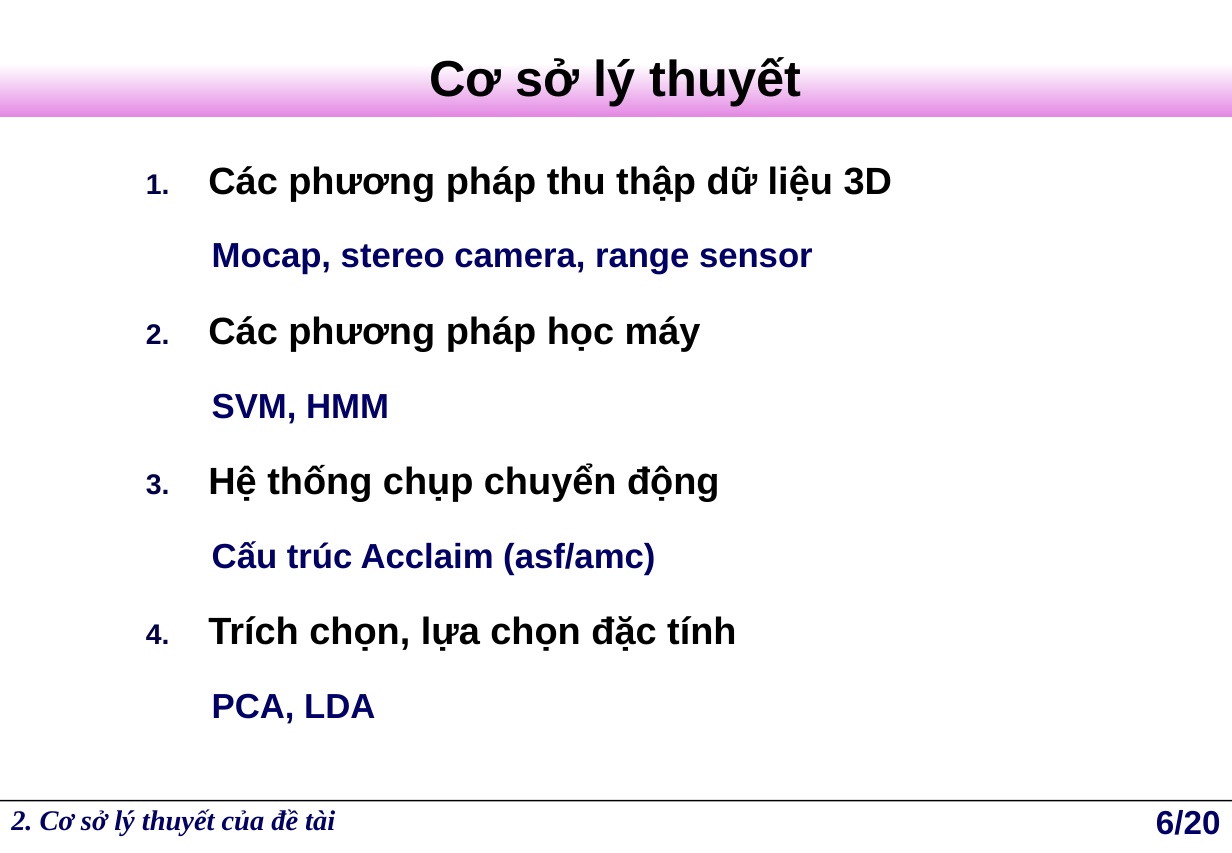
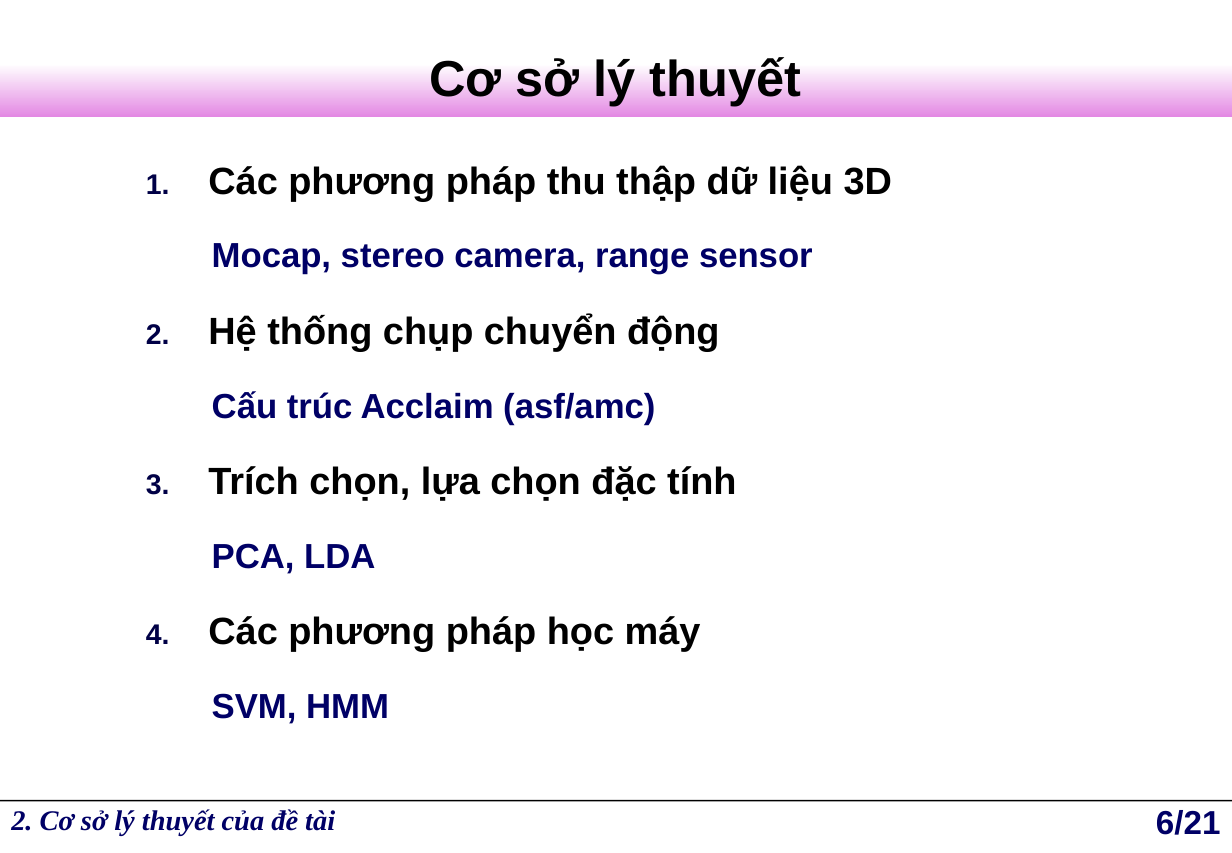
Before and after one commit to darian68/lv, a slide deck: slide 6 of Bao_Cao_Luan_Van.ppt. Drawn at 1232x853 pixels with LibreOffice and Linux fonts; fonts in the diff are those of the drawing; background and template pictures are left out. Boxes give left, top, right and bottom in pixels: in the first picture for what was removed or moved away, otherwise in the second. Text is boxed around its words. In the diff, an @@ line names an element or a change of style, - is before the commit and + after.

```diff
--- a/Bao_Cao_Luan_Van.ppt
+++ b/Bao_Cao_Luan_Van.ppt
@@ text at (208,316,701,424): paragraphs removed @@
-2. Các phương pháp học máy
-  SVM, HMM
@@ text at (208,616,701,724): paragraphs added @@
+4. Các phương pháp học máy
+  SVM, HMM
@@ page number at (1156,810,1221,835): text changed @@
-6/20
+6/21
```
Also in this commit, not shown: 5 other slides changed, 1 slide added.
